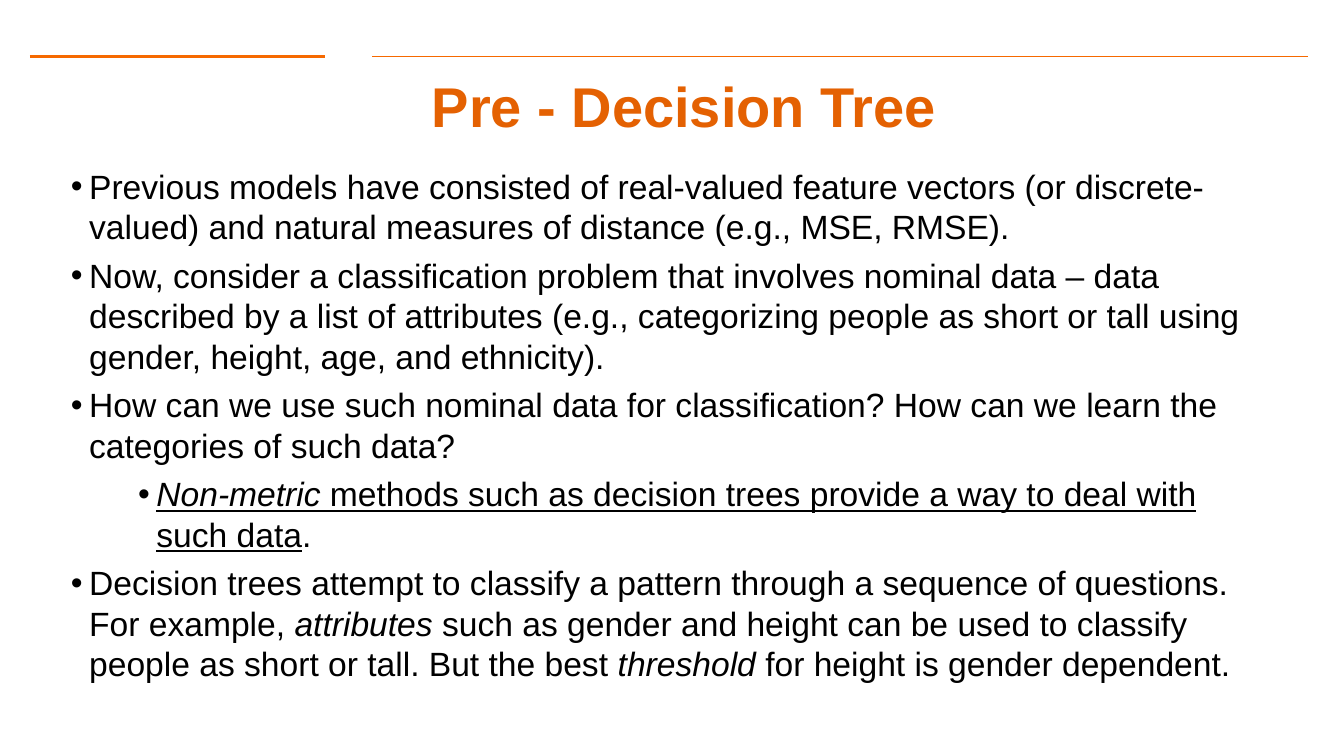
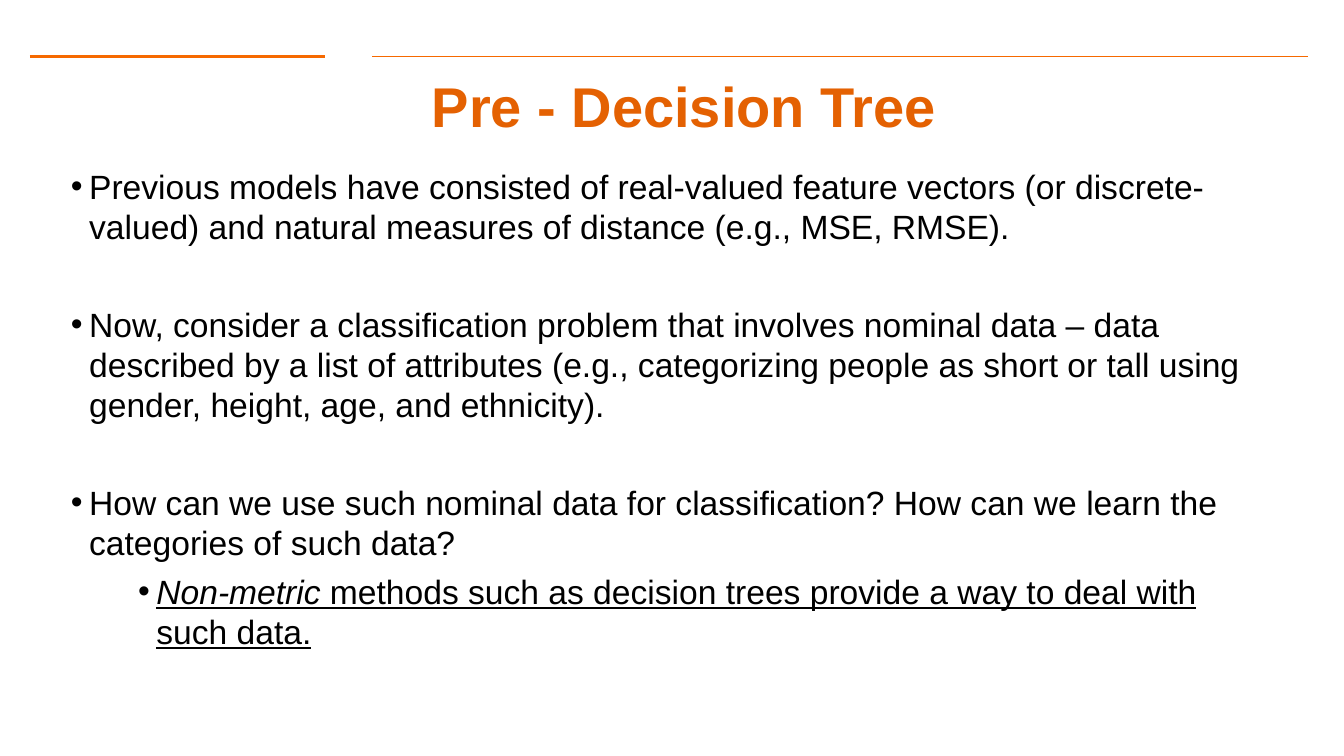
Before and after one commit to aiforsec/RIT-DSCI-633-FDS, a slide deck: slide 3 of Syllabus/Lecture06/Lec06.pptx. Drawn at 1344x756 pixels with LibreOffice and Linux fonts; fonts in the diff are those of the drawing; background and template pictures are left out. Boxes give left, top, right and bottom in pixels: in the first picture for what was removed or moved away, otherwise in the second. Text is boxed around its words. In the diff, an @@ line names an element or a change of style, - is before the commit and + after.

```diff
--- a/Syllabus/Lecture06/Lec06.pptx
+++ b/Syllabus/Lecture06/Lec06.pptx
@@ text at box(89, 570, 1230, 683): paragraph removed @@
-• Decision trees attempt to classify a pattern through a sequence of questions. For example, attributes such as gender and height can be used to classify people as short or tall. But the best threshold for height is gender dependent.
@@ text at box(156, 579, 1197, 649): underline on in "data." @@
```
Also in this commit, not shown: 8 other slides changed, 7 slides added, 2 slides removed, 1 other file.
